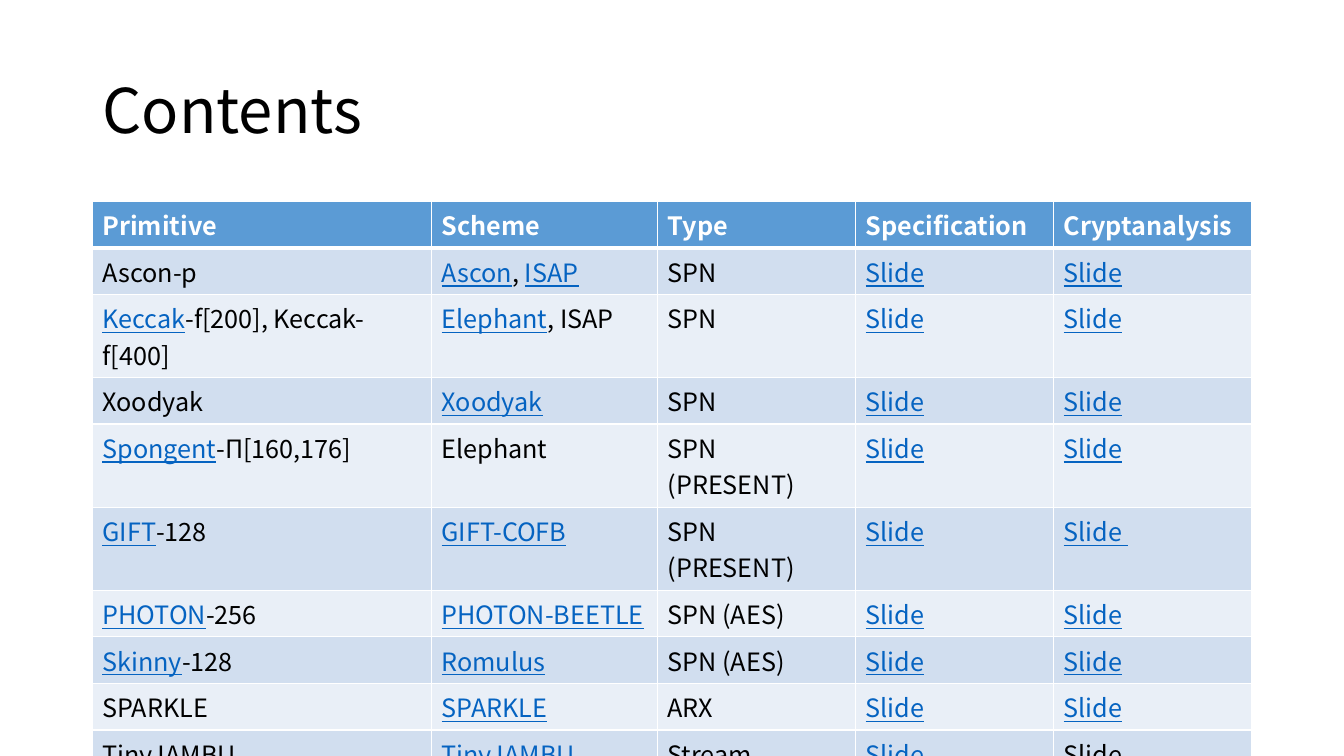
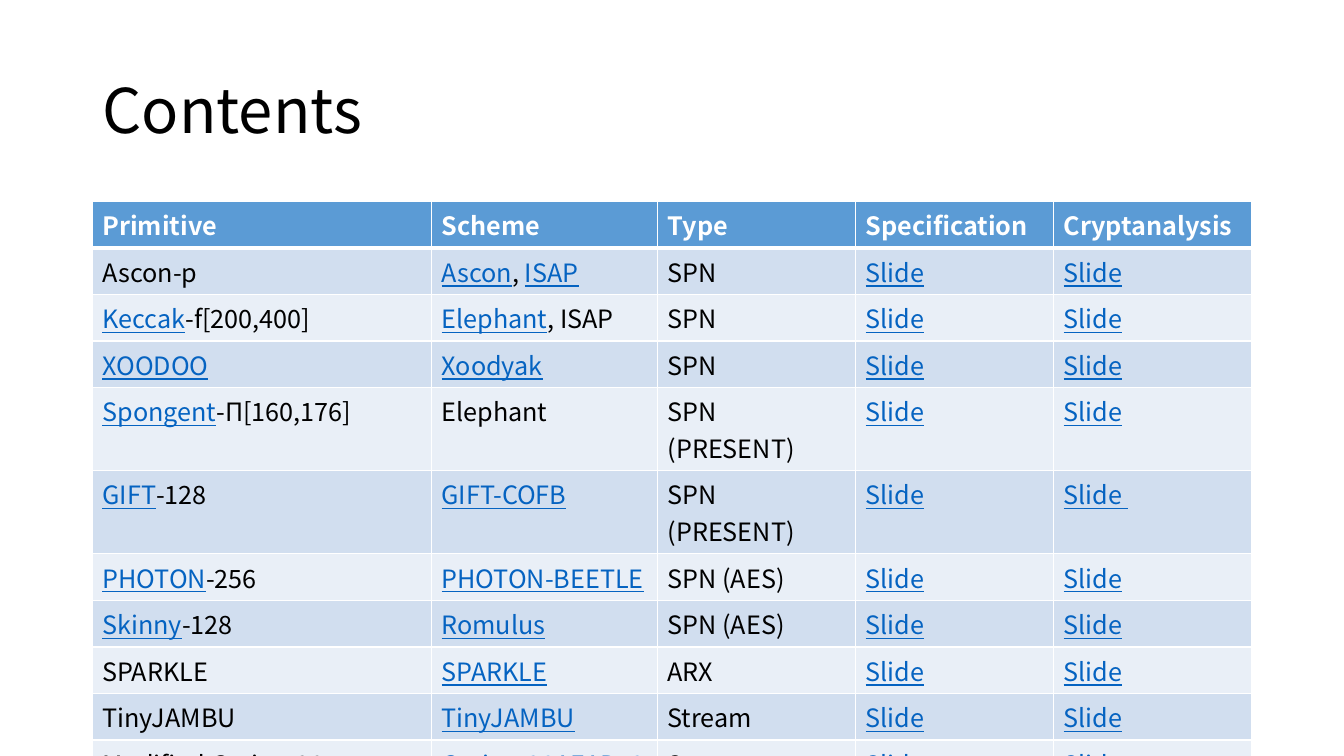
Before and after one commit to dtykira/LWC_finalists, a slide deck: slide 2 of round3.pptx. Drawn at 1344x756 pixels with LibreOffice and Linux fonts; fonts in the diff are those of the drawing. Boxes give left, top, right and bottom in pixels: in the first picture for what was removed or moved away, otherwise in the second. Text is boxed around its words. In the diff, an @@ line names an element or a change of style, - is before the commit and + after.

```diff
--- a/round3.pptx
+++ b/round3.pptx
@@ table at box(93, 202, 1250, 737) @@
-row 3, column 1: Keccak-f[200], Keccak-f[400]
+row 3, column 1: Keccak-f[200,400]
-row 4, column 1: Xoodyak
+row 4, column 1: XOODOO
@@ text colour #000000 to #0563C1, underline on in "Slide", "Slide" @@
```
Also in this commit, not shown: 10 other slides changed, 8 slides added, 1 slide removed, 6 other files.
